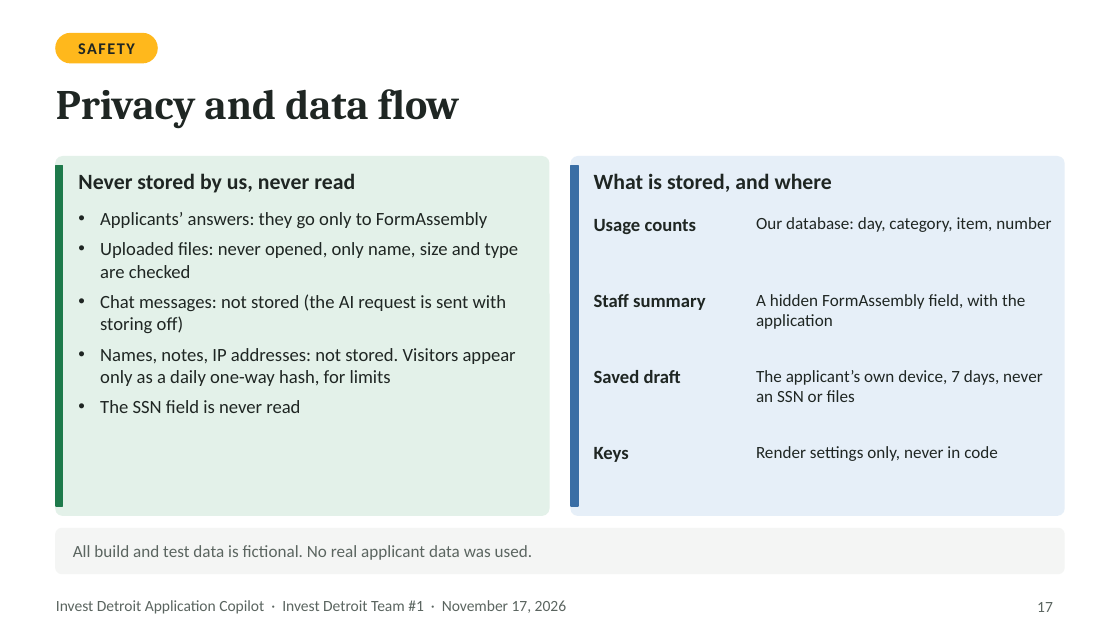
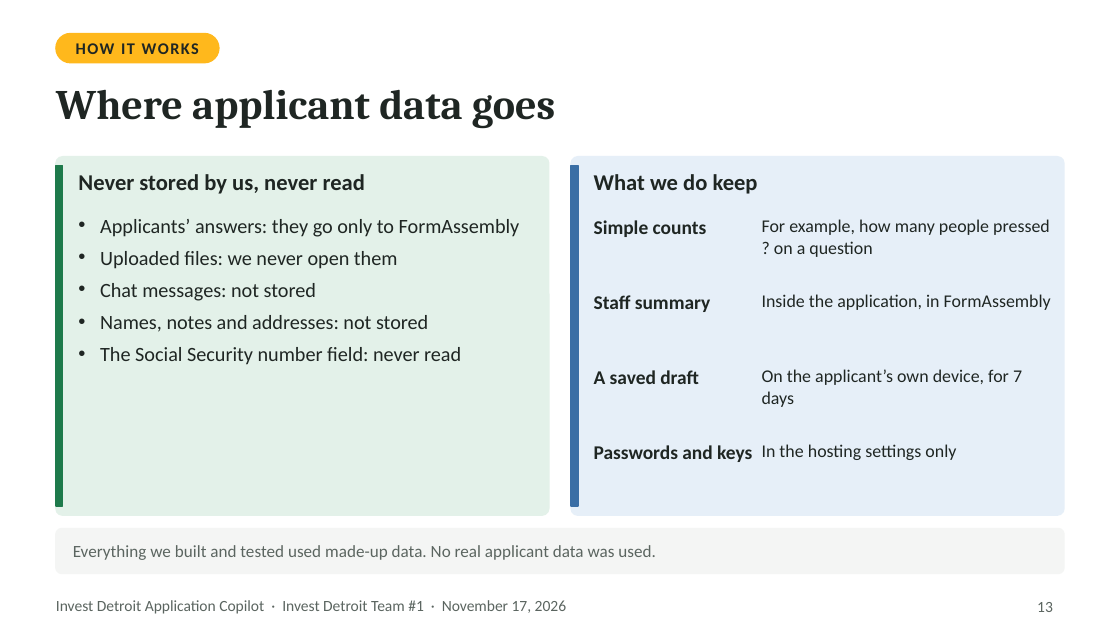
Before and after one commit to Ross-Business-Tech/Invest-Detroit-Project-1, a slide deck: slide 13 of docs/slides/Invest-Detroit-Copilot-Final-Presentation.pptx (slide 17 before the commit). Drawn at 1120x630 pixels with LibreOffice and Linux fonts; fonts in the diff are those of the drawing. Boxes give left, top, right and bottom in pixels: in the first picture for what was removed or moved away, otherwise in the second. Text is boxed around its words. In the diff, an @@ line names an element or a change of style, - is before the commit and + after.

```diff
--- a/docs/slides/Invest-Detroit-Copilot-Final-Presentation.pptx
+++ b/docs/slides/Invest-Detroit-Copilot-Final-Presentation.pptx
@@ rounded rectangle: place and size @@
-rounded rectangle at <box>56,34,157,63</box>
+rounded rectangle at <box>56,34,218,63</box>
@@ text at <box>76,43,199,54</box>: text changed @@
-SAFETY
+HOW IT WORKS
@@ text at <box>56,89,555,129</box>: text changed @@
-Privacy and data flow
+Where applicant data goes
@@ text "Never stored by us, never ..." at <box>78,174,365,194</box>: size 14 to 14.5 pt @@
@@ text at <box>594,174,758,194</box>: text changed; size 14 to 14.5 pt @@
-What is stored, and where
+What we do keep
@@ text at <box>100,219,520,237</box>: size 12 to 13 pt in "Applicants’ answers: they go only to FormAssembly" @@
@@ text at <box>594,220,707,237</box>: text changed; size 12 to 12.5 pt @@
-Usage counts
+Simple counts
@@ text at <box>762,219,1050,257</box>: text changed; size 11 to 11.5 pt @@
-Our database: day, category, item, number
+For example, how many people pressed ? on a question
@@ text at <box>100,251,461,365</box>: text changed; size 12 to 13 pt @@
-• Uploaded files: never opened, only name, size and type are checked
-• Chat messages: not stored (the AI request is sent with storing off)
-• Names, notes, IP addresses: not stored. Visitors appear only as a daily one-way hash, for limits
-• The SSN field is never read
+• Uploaded files: we never open them
+• Chat messages: not stored
+• Names, notes and addresses: not stored
+• The Social Security number field: never read
@@ text "Staff summary" at <box>594,295,710,312</box>: size 12 to 12.5 pt @@
@@ text at <box>762,294,1051,310</box>: text changed; size 11 to 11.5 pt @@
-A hidden FormAssembly field, with the application
+Inside the application, in FormAssembly
@@ text at <box>594,370,699,384</box>: text changed; size 12 to 12.5 pt @@
-Saved draft
+A saved draft
@@ text at <box>762,369,1022,407</box>: text changed; size 11 to 11.5 pt @@
-The applicant’s own device, 7 days, never an SSN or files
+On the applicant’s own device, for 7 days
@@ text at <box>594,445,752,462</box>: text changed; size 12 to 12.5 pt @@
-Keys
+Passwords and keys
@@ text at <box>762,444,956,460</box>: text changed; size 11 to 11.5 pt @@
-Render settings only, never in code
+In the hosting settings only
@@ text at <box>73,545,656,560</box>: text changed @@
-All build and test data is fictional. No real applicant data was used.
+Everything we built and tested used made-up data. No real applicant data was used.
@@ page number at <box>1037,602,1053,612</box>: text changed @@
-17
+13
```
Also in this commit, not shown: 16 other slides changed, 3 slides added, 14 slides removed, 5 other files.
